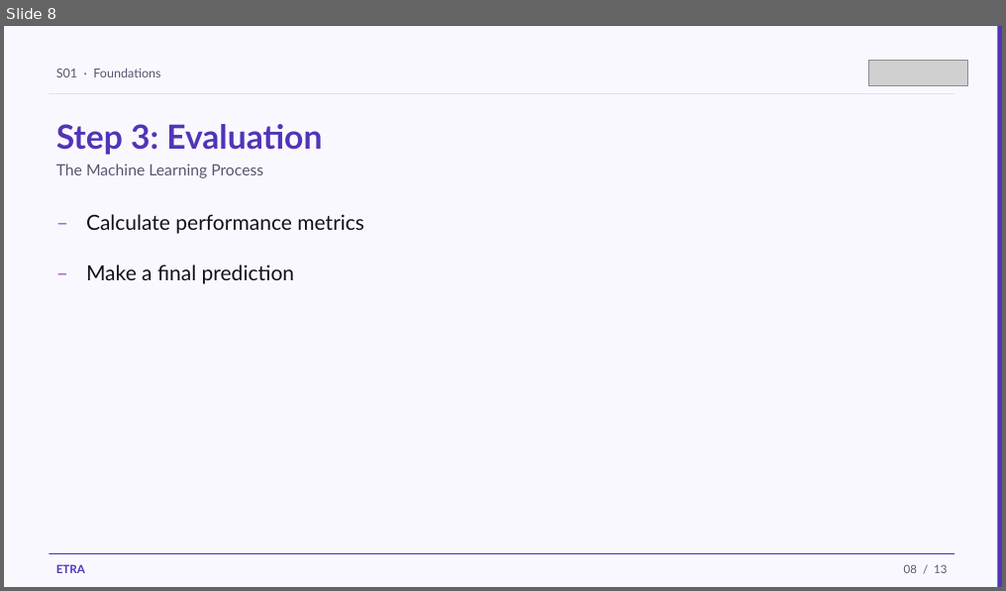
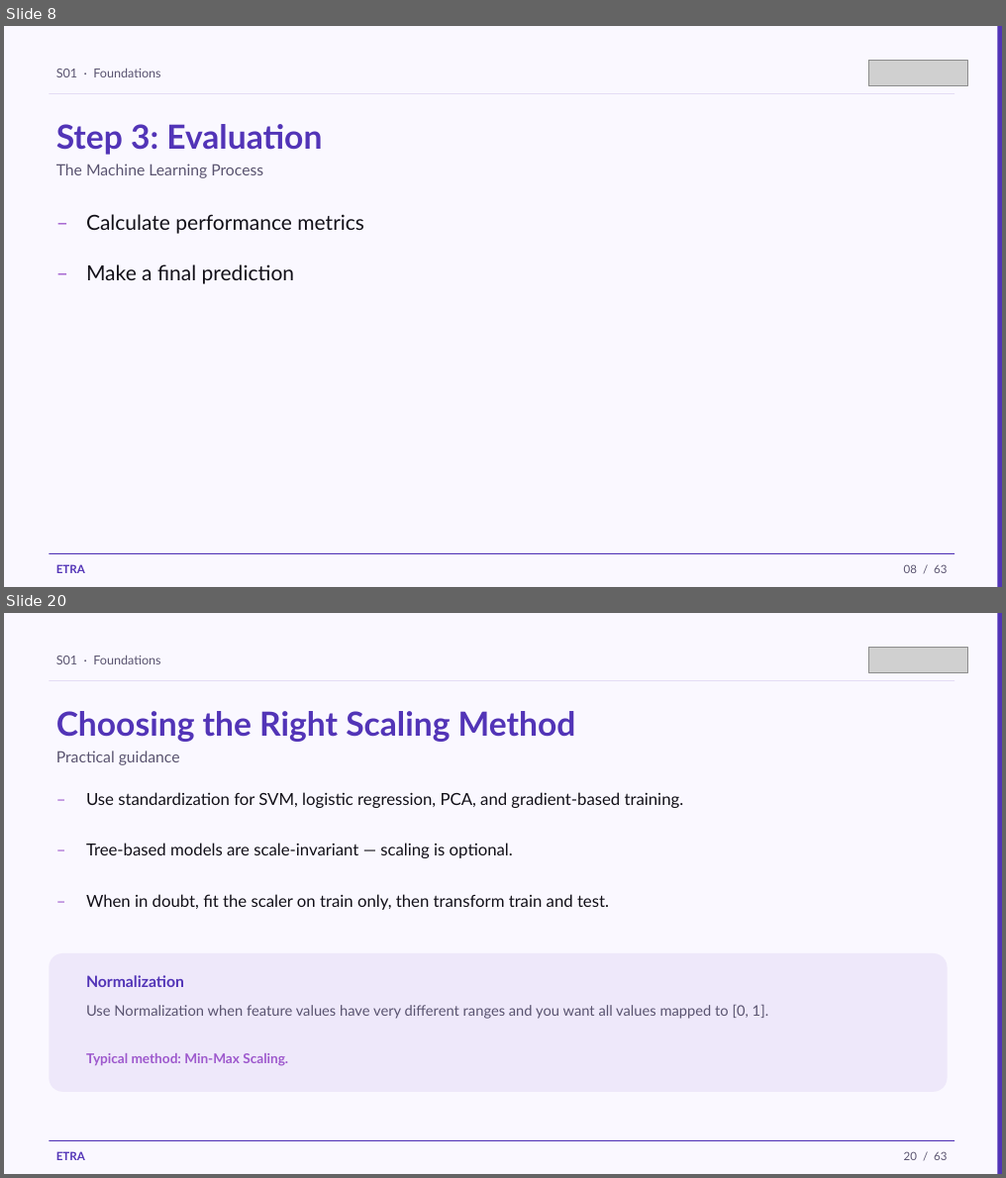
Before and after one commit to iksasa15/AI-ML, a slide deck: web-presentation/pdf-exports/Week1-Session1-Foundations.pptx. Shown one above the other, each under a label of ours: slide 8 before the commit, slides 8 and 20 after it; the slides between them are not shown. The pictures are 1006x591 and 1006x1178 pixels, drawn with LibreOffice and Linux fonts; fonts in the diff are those of the drawing; grey boxes stand for pictures. Boxes give left, top, right and bottom in pixels: in the first picture for what was removed or moved away, otherwise in the second. Text is boxed around its words. In the diff, an @@ line names an element or a change of style, - is before the commit and + after.

Commit message:
feat: add detailed data preprocessing and feature scaling content to PowerPoint generation script, enhancing educational resources

```diff
--- a/web-presentation/pdf-exports/Week1-Session1-Foundations.pptx
+++ b/web-presentation/pdf-exports/Week1-Session1-Foundations.pptx
@@ slide 20 added at (4,613,1002,1174), background #FAF8FF @@
@@ rectangle added at (997,613,1002,1174), fill #5234B7 @@
@@ text added at (56,655,160,664), 12 pt, text #5A5470 @@
+S01 · Foundations
@@ picture added at (868,647,967,672) @@
@@ rectangle added at (49,680,954,681), fill #E4DCF4 @@
@@ text added at (56,711,576,742), 32 pt, text #5234B7, bold @@
+Choosing the Right Scaling Method
@@ text added at (56,751,180,765), 15 pt, text #5A5470 @@
+Practical guidance
@@ text added at (49,785,75,815), 16 pt, text #9E59CD @@
+–
@@ text added at (86,792,684,808), 16 pt, text #121018 @@
+Use standardization for SVM, logistic regression, PCA, and gradient-based training.
@@ text added at (49,836,75,866), 16 pt, text #9E59CD @@
+–
@@ text added at (86,843,513,859), 16 pt, text #121018 @@
+Tree-based models are scale-invariant — scaling is optional.
@@ text added at (49,887,75,917), 16 pt, text #9E59CD @@
+–
@@ text added at (86,894,609,910), 16 pt, text #121018 @@
+When in doubt, fit the scaler on train only, then transform train and test.
@@ rounded rectangle added at (49,954,947,1092), fill #EEE8FA @@
@@ text added at (86,975,184,987), 15 pt, text #5234B7, bold @@
+Normalization
@@ text added at (86,1005,769,1019), 14 pt, text #5A5470 @@
+Use Normalization when feature values have very different ranges and you want all values mapped to [0, 1].
@@ text added at (86,1054,288,1066), 13 pt, text #9E59CD, bold @@
+Typical method: Min-Max Scaling.
@@ rectangle added at (49,1141,954,1142), fill #5234B7 @@
@@ text added at (56,1152,85,1160), 11 pt, text #5234B7, bold @@
+ETRA
@@ text added at (904,1152,946,1160), 11 pt, text #5A5470 @@
+20 / 63
@@ slide 8 changed as well @@
@@ text at (904,565,946,573): text changed @@
-08 / 13
+08 / 63
```
Also in this commit, not shown: 7 other slides changed, 53 other slides added, 4 slides removed, 2 other files.
